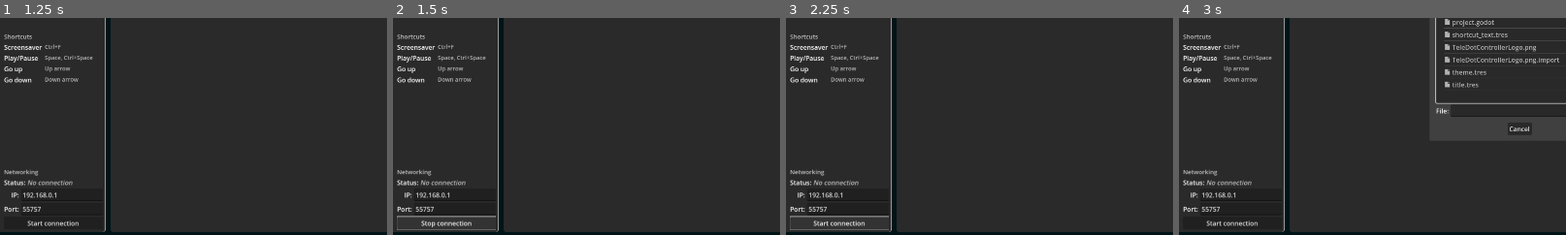
Above: before the commit, frames 1-4 (left to right).
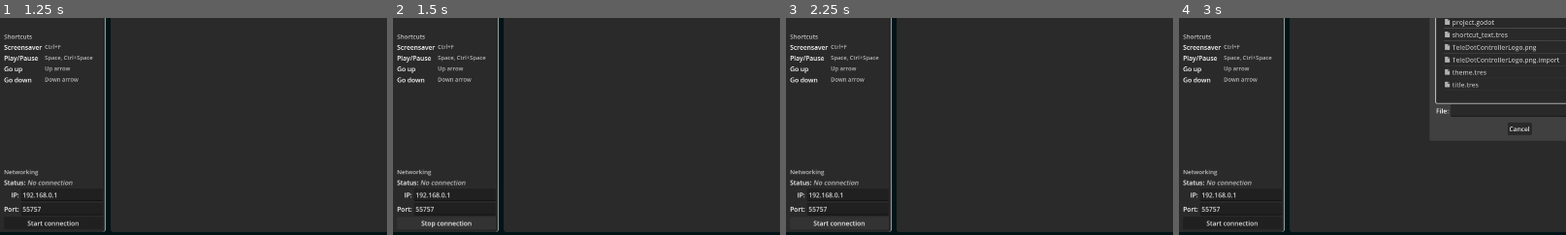
Above: after the commit, the same moments.

Repository: VoylinsGamedevJourney/teledot
Game: Godot game, scene res://controller.tscn
Two runs of this game, one before a commit and one after it. Both use one fixed random seed, a clock stepped at 60 frames per second and the inputs below.
Inputs (mouse positions are % of the whole screen's width and height, from its top left):
- Up to frame 1 (1.25 s): click (57, 51) at 0.52 s; type "Alex" at 0.6 s
- Up to frame 2 (1.5 s): click "Start connection" at 1.25 s
- Up to frame 3 (2.25 s): click "Stop connection" at 2 s
- Up to frame 4 (3 s): click "Select" at 2.75 s
The pictures show only the part of the screen within x 0-50%, y 50-100%; the shares and areas given below are measured in that part.

Frame 1 is identical in both runs. In frame 2, 0.3% of the frame differs, in the area x 1-27%, y 91-98%; in frame 3, 0.3%; in frame 4, nothing differs.

Commit message:
Change button text on losing connection

Diff:
--- a/src_controller/controller.gd
+++ b/src_controller/controller.gd
@@ -35,13 +35,15 @@
 		if Input.is_action_pressed("move_up"):
 			send_command("command_move_up", 2)
 
-
 	# Do not go further when no connection has been made yet.
 	if client != null:
 		# Checking connection status with TeleDot View
 		client.poll()
-		if client.get_status() != status:
-			status = client.get_status()
+		var current_status := client.get_status()
+		if current_status != status:
+			if status == client.STATUS_CONNECTED:
+				_on_connection_button_pressed()
+			status = current_status
 			connection_changed()
 
 
@@ -70,7 +72,6 @@
 	# Sending all necesarry data to view
 	if status == client.STATUS_CONNECTED:
 		send_command("change_script", %ScriptTextEdit.text)
-		# TODO: All settings which are not in data, should also send.
 		var settings := FileAccess.open(SETTINGS_FILE, FileAccess.READ)
 		var settings_data: Dictionary = settings.get_var()
 		settings.close()
@@ -107,6 +108,7 @@
 		%ConnectionButton.text = "Start connection"
 		client = null
 		set_connection_text(client.STATUS_NONE)
+	get_viewport().gui_release_focus()
 
 
 func _on_alignment_option_item_selected(index: int) -> void:
